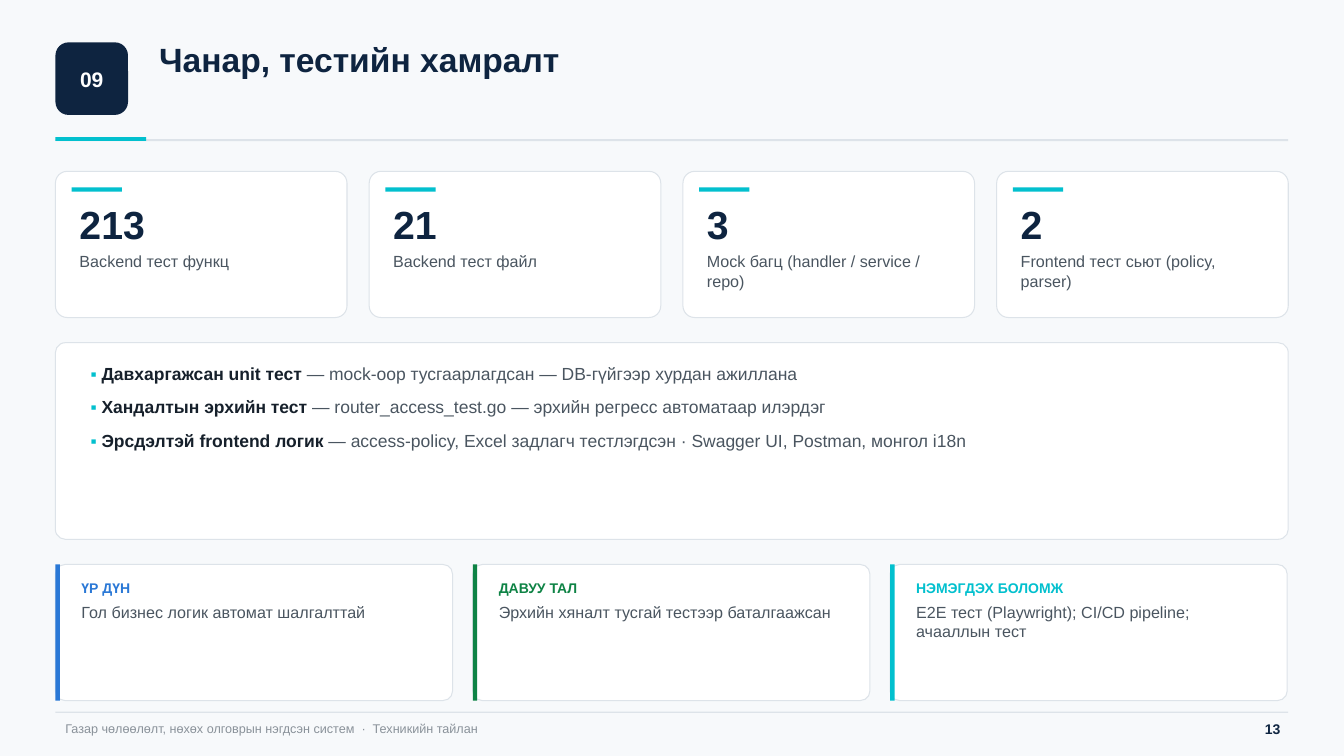
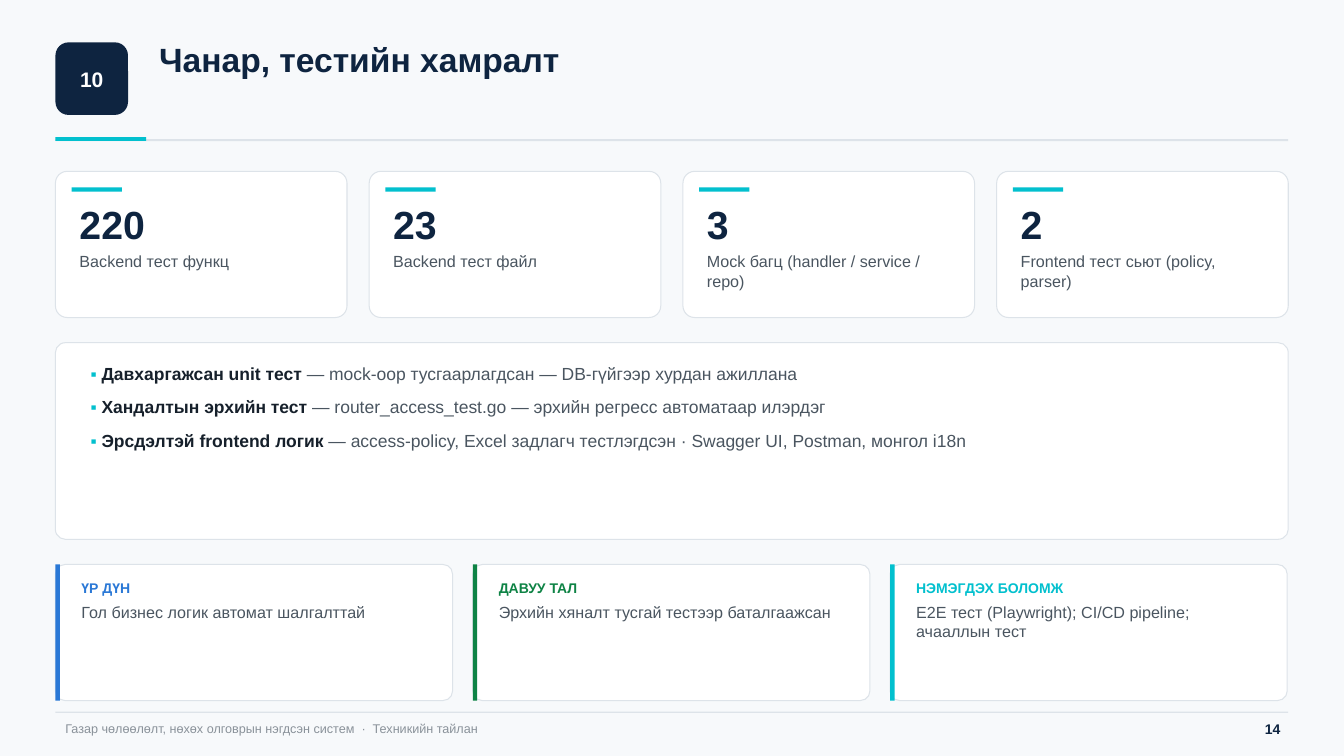
Before and after one commit to bumaa7018/acquisition_frontend, a slide deck: slide 15 of system-tailan.pptx (slide 14 before the commit). Drawn at 1344x756 pixels with LibreOffice and Linux fonts; fonts in the diff are those of the drawing. Boxes give left, top, right and bottom in pixels: in the first picture for what was removed or moved away, otherwise in the second. Text is boxed around its words. In the diff, an @@ line names an element or a change of style, - is before the commit and + after.

```diff
--- a/system-tailan.pptx
+++ b/system-tailan.pptx
@@ text in rounded rectangle at bbox=[80, 72, 103, 88]: text changed @@
-09
+10
@@ text at bbox=[79, 211, 144, 240]: text changed @@
-213
+220
@@ text at bbox=[393, 211, 437, 240]: text changed @@
-21
+23
@@ text at bbox=[1265, 724, 1281, 734]: text changed @@
-13
+14
```
Also in this commit, not shown: 10 other slides changed, 4 slides added, 6 other files.
